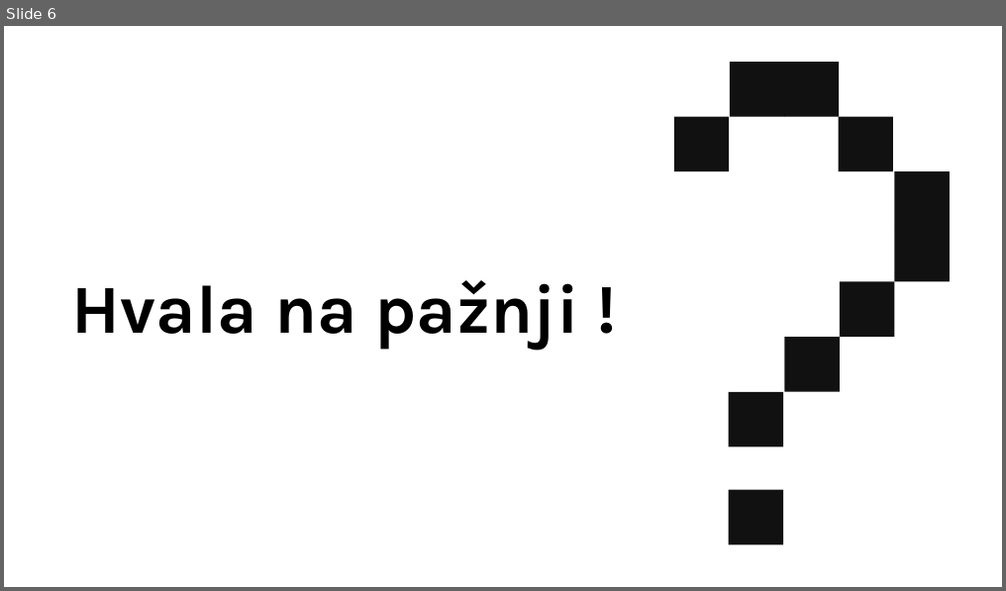
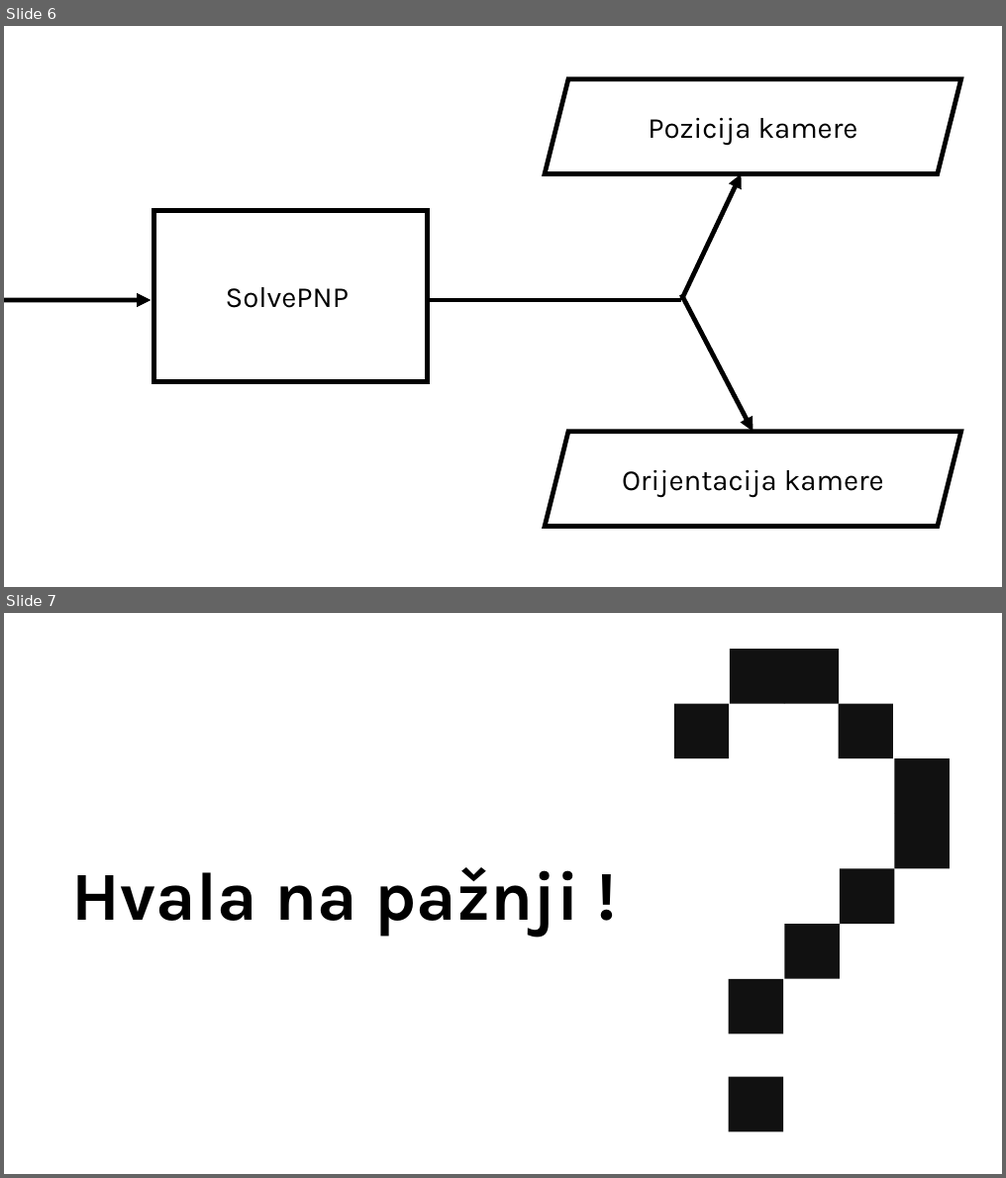
Before and after one commit to aliun/Markeri, a slide deck: MARKERI.pptx. Shown one above the other, each under a label of ours: slide 6 before the commit, slides 6 and 7 after it. The pictures are 1006x591 and 1006x1178 pixels, drawn with LibreOffice and Linux fonts; fonts in the diff are those of the drawing. Boxes give left, top, right and bottom in pixels: in the first picture for what was removed or moved away, otherwise in the second. Text is boxed around its words. In the diff, an @@ line names an element or a change of style, - is before the commit and + after.

```diff
--- a/MARKERI.pptx
+++ b/MARKERI.pptx
@@ slide 6 added at (4,26,1002,587), background #FFFFFF @@
@@ parallelogram added at (545,79,960,174), outline #000000 4.5 pt, 28 pt, text #000000 @@
+Pozicija kamere
@@ arrow added from (681, 300) to (742, 174), #000000 4.5 pt @@
@@ rectangle added at (153,211,427,381), outline #000000 4.5 pt, 28 pt, text #000000 @@
+SolvePNP
@@ arrow added from (4, 300) to (151, 300), #000000 4.5 pt @@
@@ line added from (430, 300) to (681, 300), #000000 4.5 pt @@
@@ arrow added from (681, 294) to (753, 432), #000000 4.5 pt @@
@@ parallelogram added at (545,432,960,527), outline #000000 4.5 pt, 28 pt, text #000000 @@
+Orijentacija kamere
@@ what was slide 6 is now slide 7 @@
```
Also in this commit, not shown: 3 slides changed.
